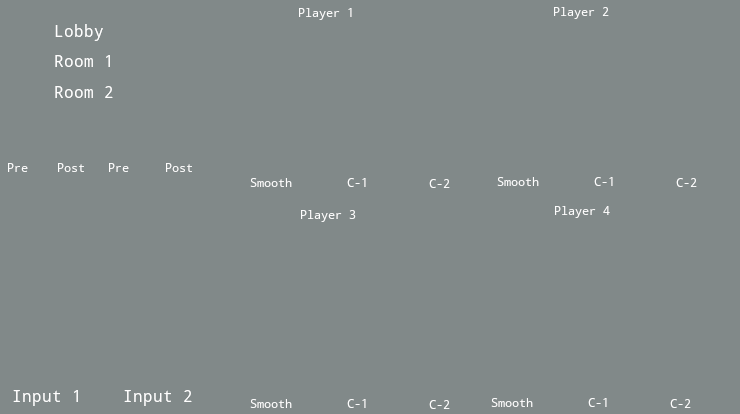
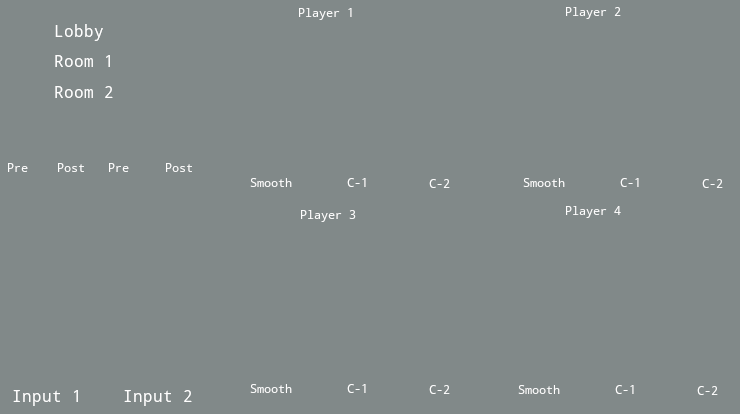
Revision of a layered 740x414 image; what changed, layer by layer:
removed layer "Pasted Layer" over [250, 399, 450, 409]
painted on "Background" over [250, 7, 723, 408]
